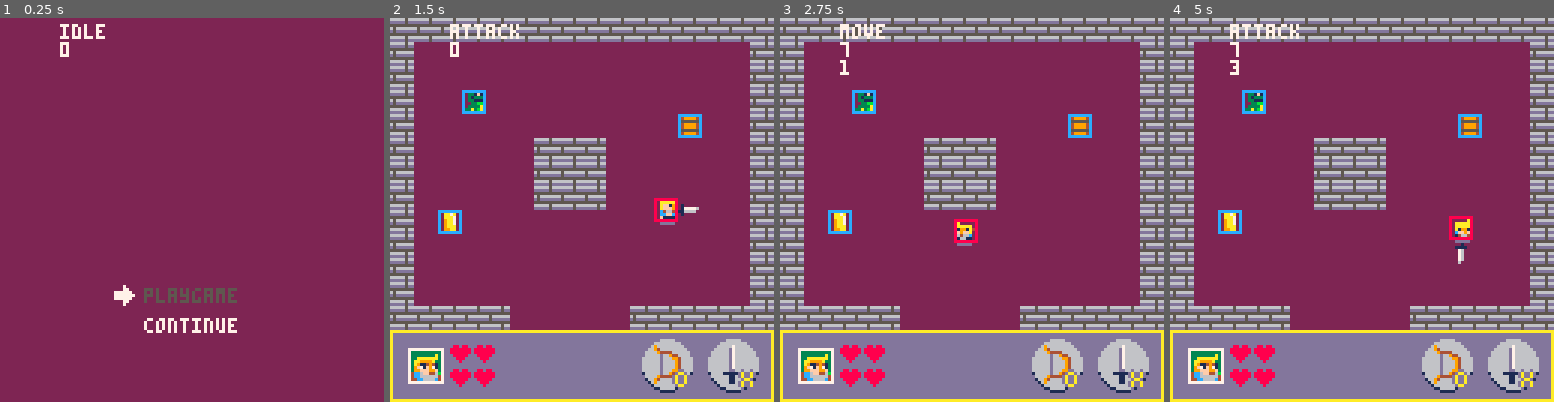
Above: before the commit, frames 1-4 (left to right).
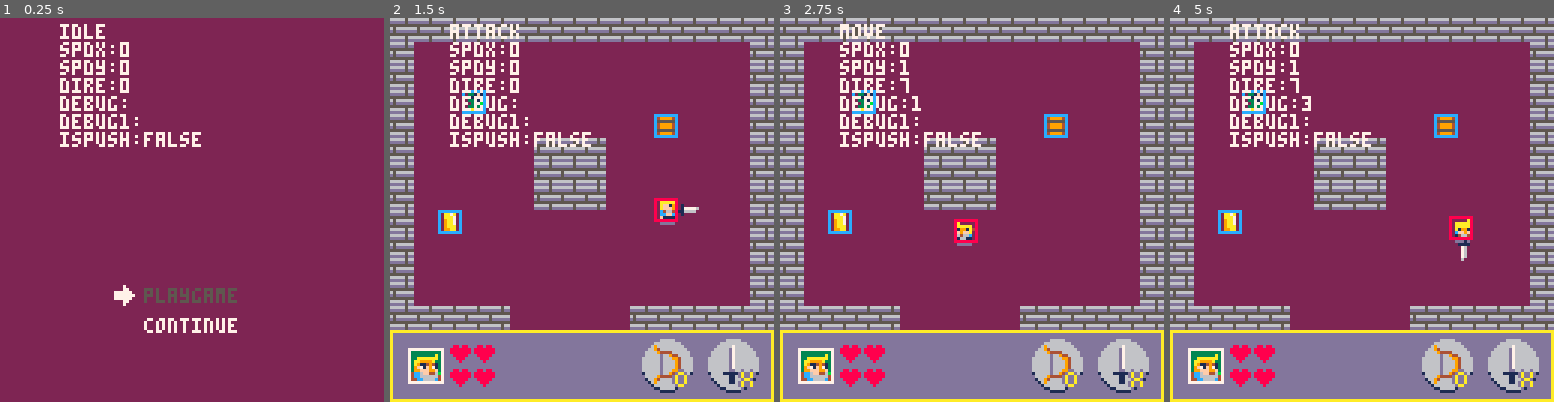
Above: after the commit, the same moments.

Repository: yuwangyu-Hub/pico8arpg
Game: PICO-8 cartridge arpg.p8
Two runs of this game, one before a commit and one after it. Both use one fixed random seed, a clock stepped at 60 frames per second and the inputs below.
Inputs:
- Up to frame 1 (0.25 s): no input
- Up to frame 2 (1.5 s): tap O (Z key) at 0.33, 0.7, 1.43 s; tap X (X key) at 1.07 s
- Up to frame 3 (2.75 s): hold Left 1.97-2.37 s; tap X (X key) at 2.07, 2.4, 2.73 s; tap O (Z key) at 2.22 s; hold Down from 2.42 s (still down)
- Up to frame 4 (5 s): release Down at 2.82 s; hold Right 2.87-3.53 s; tap X (X key) every 0.33 s from 3.07 to 4.73 s; tap O (Z key) at 3.1, 3.98, 4.87 s; hold Up 3.58-4.08 s; hold Right 4.13-4.53 s; hold Down from 4.58 s (still down)

The runs differ from the first frame. In frame 1, 2.3% of the frame differs, in the area x 15-53%, y 6-34%; in frame 2, 3.1%; in frame 3, 3.1%; in frame 4, 3.2%, in the area x 15-82%, y 6-65%.

Commit message:
8-13
当前进度，完成碰撞1.0版本。
对于墙壁的碰撞（移动）
对于物体的推动（推动物体时一个像素的偏移，暂无法解决）

Diff:
--- a/action.lua
+++ b/action.lua
@@ -12,33 +12,34 @@
             if player.dire!=0 and not player.isroll then
 				player.state=player.allstate.move
             end
-			if player.isattack then
+			if player.isattack then --攻击
 				sword.isappear=true
                 attack_swordpos(player)
 				player.state=player.allstate.attack
 			end
-			if player.isroll then
+			if player.isroll then --翻滚
 				player.state=player.allstate.roll
 			end
 			--动画
 			player.frame=player.sprs.idle
 		end,
 		move = function()
-			--与墙体的碰撞
-			wallcoll_move(player)
 			--与可交互物体的碰撞（收集/推动）
 			near_o=findNearestObject(obj, player)--检测最近的物体
 			local colldire=checkdir(near_o,player)--物品在主角的朝向
 
 			debug=colldire
-			if ck_sthcoll(near_o, player, 0, 0, 0, 0) then --检测物体(最近的)与主角之间碰撞
+			local iscoll=ck_sthcoll(near_o, player, 0, 0, 0, 0)
+			if iscoll then --检测物体(最近的)与主角之间碰撞
 				if near_o.type=="move" then
 					move_and_push(near_o,player,colldire)
 				elseif near_o.type=="collect" then
 					--收集
 				end
+			else
+				--与墙体的碰撞
+				wallcoll_move(player)
 			end
-
 			---------切换
 			if player.dire==0 then
 				player.move_t=0
--- a/arpg.p8
+++ b/arpg.p8
@@ -12,22 +12,22 @@
 #include obj_item.lua
 
 __gfx__
-0000000000000000000000a000000000000000a0000000000000000000000000000000a000000000000f0af000000a000f000a0f000000a00000000000a00000
+0000000000000000000000a000000000000000a0000000000000000000000000000000a000000000000f0af000000a000f000a0f000000a0000000000fa000f0
 00000000000000a000aaaaa0000000a000aaaaa0000000a0000000000000000000aaaaa0000000a000f199100aaaaa0004a191a400aaaaa000000a000faaaaf0
-0070070000aaaaa000a1991000aaaaa000a19910000aaaa0000000000000000000aff19100aaaaa0004ff9f40a11910004a191a40aaf190000aaaa000faaaaf0
-0007700000a1991000aff9f0f4a1991000aff9f000aaaaa001c4aa0000f1f11000afff9000aaaaa0004664640aff9f0400af4fa00aaff94f0aaaaaa004aaaa40
-0007700004aff9f0f4c66460f0aff9f4f4c6646000a19910014cfaa000f6f4c000c4664000a1991000cc66c0f4c6464400c666c00ccc4ff00a1991a004cccc40
-007007000fc66464f0cc66c400c66460f0cc66c4004c64600ff61aa000646c4000ccffc400cff9f000ccccc0f0cc66c00011611001ccc6000cf99fc000cccc00
+0070070000aaaaa000a1991000aaaaa000a19910000aaaa0000000000000000000aff19100aaaaa0004ff9f40a11910004a191a40aaf190000aaaa0004aaaa40
+0007700000a1991000aff9f0f4a1991000aff9f000aaaaa001c4aa0000f1f11000afff9000aaaaa0004664640aff9f0f00af4fa00aaff9ff0aaaaaa004aaaa40
+0007700004aff9f0f4c66460f0aff9fff4c6646000a19910014cfaa000f6f4c000c4664f00a1991000cc66c0f4c6464f00c666c00ccc46000a1991a000cccc00
+007007000fc6646ff0cc66cf00c66460f0cc66cf004c64600ff61aa000646c4000ccffc000cff9f000ccccc0f0cc66c00011611001cccfff0cf99fc000cccc00
 000000000ff1161000111110001166140011111000c4f6f001649aa00a191fa000f1111000146640001111100001111400040400011111400466664000411400
-00000000000f044000f000400f40000400f000400011f1f00ff61aa000aaaaa00f0004000040ff0400f000f0000f0004000f0f00f00000f00ff00ff00f0000f0
-000000000000000000000000000000000000000000f00f00eeeeeeee000000000000000000000000000600000000000000000000000000000000000000000000
-00000000000000000000000d00000000f00f00f00f2112f0e0aaaaae000000000000000000000000000760000000000000001000000000000000000000000000
-007777777777770000000001000000000fcccf00f288882fe0a1991e000000000000000000100000000760000000010000111100000000000000000000000000
-0073333333333700000900111100a0000c0c0c0008088080e0aff9fe006600000000660000177776000760006777710000076000000000000000000000000000
-00733333333a370000020001d0000000fc0c0cf008088080e4c6646e000760000006700001166660000760000666611000076000000000000000000000000000
-00733aaaaaaa37000a0000016000099001ccc100f288882fe0cc66ce000076611667000000100000001111000000010000076000000000000000000000000000
-0073aa9999a3370000000991d99002900f111f000f2112f0e011111e000007611670000000000000000010000000000000076000000000000000000000000000
-0073a911494137000000999169990220f00f00f000f00f00eeeeeeee000001111110000000000000000000000000000000060000000000000000000000000000
+00000000000f0ff000f000f00f40000f00f000f00011f1f00ff61aa000aaaaa00f000f0000f0ff0f00f000f0000f000f000f0f00f00000f00ff00ff00f0000f0
+000000000000000000000000000000000000000000f00f00eeeeeeee000000000000000000000000000000000000000000000100000000000000000000000000
+00000000000000000000000d00000000f00f00f00f2112f0e0aaaaae000000000000000000000000000060000000000000011110000000000000000000000000
+007777777777770000000001000000000fcccf00f288882fe0a1991e000000000000000000100000000076000000010000007600000000000000000000000000
+0073333333333700000900111100a0000c0c0c0008088080e0aff9fe006600000000660000177776000076006777710000007600000000000000000000000000
+00733333333a370000020001d0000000fc0c0cf008088080e4c6646e000760000006700001166660000076000666611000007600000000000000000000000000
+00733aaaaaaa37000a0000016000099001ccc100f288882fe0cc66ce000076611667000000100000000076000000010000007600000000000000000000000000
+0073aa9999a3370000000991d99002900f111f000f2112f0e011111e000007611670000000000000000111100000000000006000000000000000000000000000
+0073a911494137000000999169990220f00f00f000f00f00eeeeeeee000001111110000000000000000001000000000000000000000000000000000000000000
 00739f71f971370000a09999999900000000000000000000000000000000011111100000040440000000000000dd00000d00d000000000000000000000000000
 007399fff99f37000000299999920000088088000880880000000000000007611660000000600400000009000daad000daddad00000000000000000000000000
 0074cc6ff446b700000024224242000088888880800800800000000000007661166700000060040000000090daddad00daddad00000000000000000000000000
@@ -148,7 +148,7 @@
 c00000000000000000000000000000c000000000000000000000000000000000000000000000000000000000000000000000000000000000000000000000000000000000000000000000000000000000000000000000000000000000000000000000000000000000000000000000000000000000000000000000000000000000
 c00000000000000000000000000000c000000000000000000000000000000000000000000000000000000000000000000000000000000000000000000000000000000000000000000000000000000000000000000000000000000000000000000000000000000000000000000000000000000000000000000000000000000000
 c00000320000000000000000000000c0c0c0c0c0c0c0c0c0c0c0c0c0c0c0c0c0000000000000000000000000000000000000000000000000000000000000000000000000000000000000000000000000000000000000000000000000000000000000000000000000000000000000000000000000000000000000000000000000
-c00000000000000000000000510000c0c00000000000000000000000000000c0000000000000000000000000000000000000000000000000000000000000000000000000000000000000000000000000000000000000000000000000000000000000000000000000000000000000000000000000000000000000000000000000
+c00000000000000000000051000000c0c00000000000000000000000000000c0000000000000000000000000000000000000000000000000000000000000000000000000000000000000000000000000000000000000000000000000000000000000000000000000000000000000000000000000000000000000000000000000
 c00000000000c0c0c0000000000000c0c00000000000000000000000000000c0000000000000000000000000000000000000000000000000000000000000000000000000000000000000000000000000000000000000000000000000000000000000000000000000000000000000000000000000000000000000000000000000
 c00000000000c0c0c0000000000000c0c00000000000000000000000000000c0000000000000000000000000000000000000000000000000000000000000000000000000000000000000000000000000000000000000000000000000000000000000000000000000000000000000000000000000000000000000000000000000
 c00000000000c0c0c0000000000000c0c00000000000000000000000000000c0000000000000000000000000000000000000000000000000000000000000000000000000000000000000000000000000000000000000000000000000000000000000000000000000000000000000000000000000000000000000000000000000
--- a/draw.lua
+++ b/draw.lua
@@ -1,5 +1,5 @@
 function draw_game()
-
+    shadow(wy)--主角影子
 	drawWeapon(wy)
 
 
@@ -14,7 +14,7 @@
         rect(o.x,o.y,o.x+o.w,o.y+o.h,12)--物体的碰撞盒
     end
     --主角
-    shadow(wy)
+
     spr(wy.frame, wy.x, wy.y, 1, 1, wy.sprflip)
     rect(wy.x, wy.y, wy.x+wy.w, wy.y+wy.h,8)--主角spr框
     --地图
--- a/input.lua
+++ b/input.lua
@@ -1,5 +1,6 @@
 function input_direct_sys()
 	local btnv_mask=btn()&0b1111 --遮罩剔除掉X\O的输入
+
 	wy.dire = input_dire[btnv_mask+1] --获取方向
 
 	if btnp()&0b110000==16 then --攻击为真(遮罩剔除掉方向输入只查看xo输入)
--- a/main.lua
+++ b/main.lua
@@ -20,6 +20,7 @@
 near_o=nil--最近物品
 cb_line={}--碰撞盒
 iscollFlip=false --是否碰撞翻转
+ispush=false
 debug=""
 debug1=""
 debug2=""
@@ -91,6 +92,13 @@
 end
 function printbug()
 	print(wy.state,20,2,7)
-	print(wy.dire)
-	print(debug)
+	print("spdx:"..wy.spd.spx)
+	print("spdy:"..wy.spd.spy)
+	print("dire:"..wy.dire)
+	print("debug:"..debug)
+	print("debug1:"..debug1)
+	print("ispush:"..tostring(ispush))
+
+
+
 end
--- a/obj_item.lua
+++ b/obj_item.lua
@@ -8,7 +8,7 @@
     ins.spry=_sy --绘制y点
     ins.sprw=_sw --绘制宽度
     ins.sprh=_sh --绘制高度
-    ins.x=_sx+_xc  --碰撞器尺寸
+    ins.x=_sx+_xc  --碰撞器尺寸：与spr的差值
     ins.y=_sy+_yc
     ins.w=_sw+_wc
     ins.h=_sh+_hc
--- a/universal_tools.lua
+++ b/universal_tools.lua
@@ -66,9 +66,9 @@
 		w=_sb.w+cw,
 		h=_sb.h+ch
 	}
-	return coll_boxcheck(p.x,p.y,p.w,p.h,_o.x,_o.y,_o.w,_o.h)
-end
---碰撞盒检测
+	return coll_boxcheck(p.x-1,p.y-1,p.w+2,p.h+2,_o.x,_o.y,_o.w,_o.h)
+end
+--具体的碰撞盒
 --物体1、物体2、物体1的宽、物体1的高、物体2的宽、物体2的高
 function coll_boxcheck(_px,_py,_pw,_ph,_bx,_by,_bw,_bh)
 	local px1=_px
@@ -133,6 +133,7 @@
 end
 --当靠近物体碰撞时，不同的条件触发不同的效果
 function move_and_push(_obj,_sb,_colldire) --_colldire:物体在主角的方向
+
 	local d_date={
 		{1,2,8,3,7,0,1}, --与碰撞相同的方向、四个其他方向、x、y
 		{3,2,4,1,5,1,0},
@@ -140,9 +141,12 @@
 		{7,8,6,1,3,1,0}}
 	if _colldire==1 or _colldire==3 or _colldire==5 or _colldire==7 then--物体相较于角色的朝向
 		--1\2\3\4
+		ispush=false
+
 		local direnum=(_colldire+1)/2--朝向针对碰撞信息组的值，符合索引
 		if _sb.dire==d_date[direnum][1] then --当前移动方向
-			if checkcoll_edge(_obj,_sb,_colldire) then --如果在边缘
+			if checkcoll_edge(_obj,_sb,_colldire) then --如果在边缘x
+
 				if  d_date[direnum][6]==1 then --检测x方向
 					if abs(_obj.x-(_sb.x+_sb.w))<=3 and _sb.dire==d_date[direnum][1] then
 						_sb.spd.spx=-_sb.speed
@@ -160,20 +164,27 @@
 						_sb.spd.spy=_sb.speed
 					end
 				end
-			else--可推
+			else--不在边缘（可推）
 				pushsth(_obj,_sb,_colldire)
 				pull_anim(_sb,_colldire)
-			end
-		elseif _sb.dire==d_date[direnum][2] or _sb.dire==d_date[direnum][3] then
+				ispush=true
+			end
+		elseif _sb.dire==d_date[direnum][2] or _sb.dire==d_date[direnum][3] then --对应的斜方向
+
 			_sb.spd.spx=dirx[_sb.dire]*_sb.speed*d_date[direnum][6]
 			_sb.spd.spy=diry[_sb.dire]*_sb.speed*d_date[direnum][7]
 			pull_anim(_sb,_colldire)
 		else
-			_sb.state=_sb.allstate.move
-		end
+			ispush=false
+			move(_sb)
+		end
+	elseif _colldire==0 then --物体与主角碰撞有叠加
+		_sb.spd.spx=0
+		_sb.spd.spy=0
 	else --2468对角线
 		check_Diagonal(_colldire,_sb)
 	end
+
 end
 function check_Diagonal(_colldire,_sb)--检测对角线
 	local coll_dire={2,4,6,8}
@@ -190,32 +201,45 @@
 end
 function checkcoll_edge(_obj,_sb,_colldire)--检测是否在物体碰撞两侧边缘，小于等于3的像素位置
 	local sbcenter_x,sbcenter_y=_sb.x+_sb.w/2,_sb.y+_sb.h/2
-	local objcenter_x,objcenter_y=_obj.x+_obj.w/2,_obj.y+_obj.h/2
+	local objcenter_x,objcenter_y=_obj.sprx+_obj.sprw/2,_obj.spry+_obj.sprh/2
 	if _colldire==1 or _colldire==5 then
-		if abs(_obj.y-(_sb.y+_sb.h))<=3 or abs((_obj.y+_obj.h)-_sb.y)<=3 then
+		if abs(_obj.spry-(_sb.y+_sb.h))<=3 or abs((_obj.spry+_obj.sprh)-_sb.y)<=3 then
 			return true
 		end
 	elseif _colldire==3 or _colldire==7 then
-		if abs(_obj.x-(_sb.x+_sb.w))<=3 or abs((_obj.x+_obj.w)-_sb.x)<=3 then
+		if abs(_obj.sprx-(_sb.x+_sb.w))<=3 or abs((_obj.sprx+_obj.sprw)-_sb.x)<=3 then
 			return true
 		end
 	else
 		return false
 	end
 end
-function pushsth(_obj,_sb) --推物体
-	local pushspd=1
-	if _sb.dire%2==1 then
-		local xsum=pushspd*dirx[_sb.dire]
-		local ysum=pushspd*diry[_sb.dire]
-		_sb.spd.spx=xsum
-		_sb.spd.spy=ysum
-		_obj.x=_obj.x+xsum
-		_obj.y=_obj.y+ysum
-		_obj.sprx=_obj.sprx+xsum
-		_obj.spry=_obj.spry+ysum
-	end
-end
+function pushsth(_obj,_sb)--推物体
+	--dire：1, 3, 5, 7
+	--x:   -1, 0, 1, 0
+	--y:    0,-1, 0, 1
+	--需要说明：当主角靠近物体，刚要推这时候物体就会移动一个像素，所以在显示上会看上去有一个空隙
+	--所以要通过缩小物体碰撞器来变相的解决这个问题
+	if _sb.dire!=0 then
+		_obj.x=_obj.x+dirx[_sb.dire]
+		_obj.y=_obj.y+diry[_sb.dire]
+		_obj.sprx=_obj.sprx+dirx[_sb.dire]
+		_obj.spry=_obj.spry+diry[_sb.dire]
+	end
+end
+--[[
+function set_ocoll(_objs)--设置物体的碰撞体(缩小一圈)
+	_objs.x=_objs.sprx+1
+	_objs.y=_objs.spry+1
+	_objs.w=_objs.sprw-2
+	_objs.h=_objs.sprh-2
+end
+function reset_ocoll(_objs)--设置物体的碰撞体(缩小一圈)
+	_objs.x=_objs.sprx
+	_objs.y=_objs.spry
+	_objs.w=_objs.sprw
+	_objs.h=_objs.sprh
+end]]
 function spr_flip(_sb)
 	if _sb.dire==2 or _sb.dire==1 or _sb.dire==8  then
 		_sb.sprflip=true --如果是右上方向，精灵翻转
@@ -389,34 +413,34 @@
 	local u_px2,u_py2=flr((wy.x+3)/8),flr((wy.y-1)/8)
 	if coll_dire==1 then --左
 		if (not fget(mget(l_px1,l_py1),0)) and (not fget(mget(l_px2,l_py2),0)) then
-			debug="edge"
+			--debug="edge"
 			return true
 		else
-			debug="wall"
+			--debug="wall"
 			return false
 		end
 	elseif coll_dire==3 then --上
 		if (not fget(mget(u_px1,u_py1),0)) and (not fget(mget(u_px2,u_py2),0)) then
-			debug="edge"
+			--debug="edge"
 			return true
 		else
-			debug="wall"
+			--debug="wall"
 			return false
 		end
 	elseif coll_dire==5 then --右
 		if (not fget(mget(r_px1,r_py1),0)) and (not fget(mget(r_px2,r_py2),0)) then
-			debug="edge"
+			--debug="edge"
 			return true
 		else
-			debug="wall"
+			--debug="wall"
 			return false
 		end
 	elseif coll_dire==7 then --下
 		if (not fget(mget(d_px1,d_py1),0)) and (not fget(mget(d_px2,d_py2),0)) then
-			debug="edge"
+			--debug="edge"
 			return true
 		else
-			debug="wall"
+			--debug="wall"
 			return false
 		end
 	end
@@ -568,8 +592,8 @@
 			move(player)
 		end
 		move_anim(player)
-	else --0
-		debug="no edge"
+	else --0 没有贴墙
+		--debug="no edge"
 		move(player)
 		move_anim(player)
 	end
